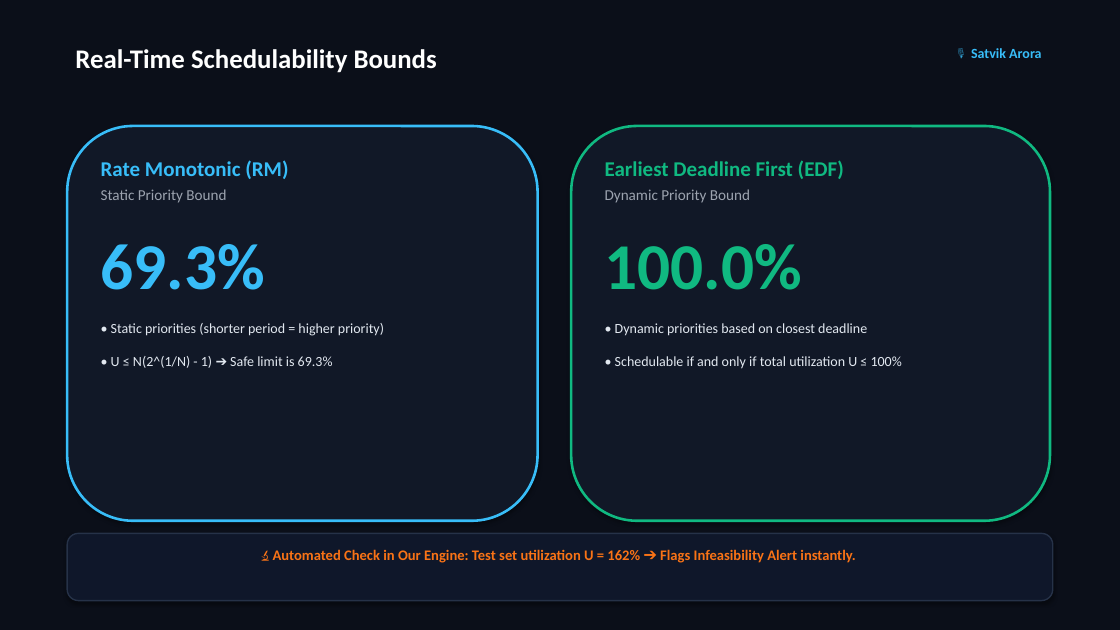
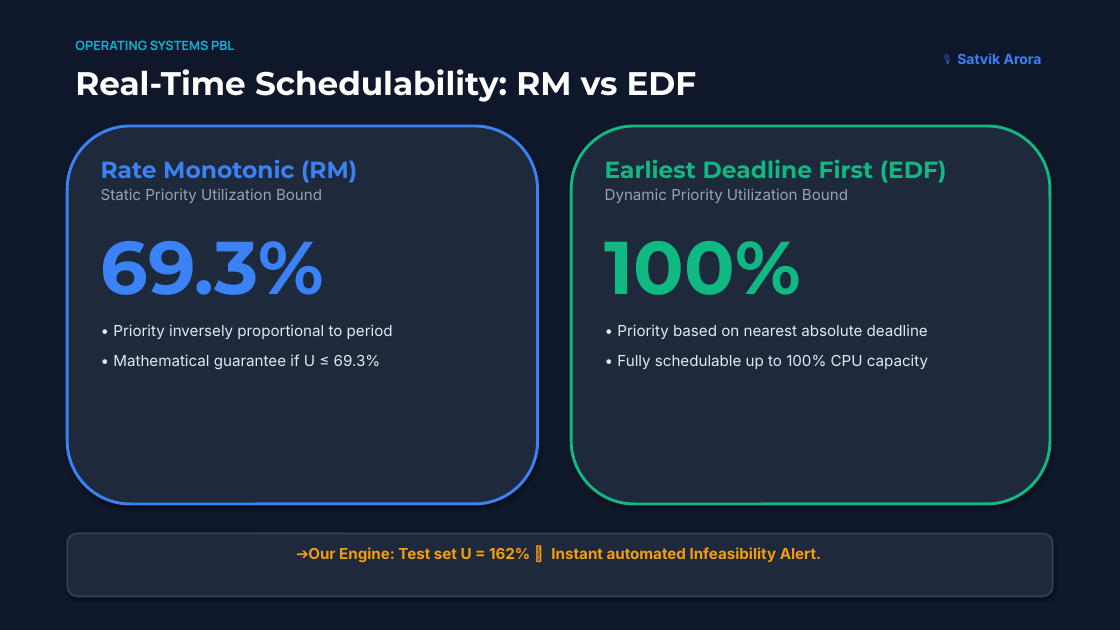
Before and after one commit to SPARSHsrihero1/OS-PBL-CPU-Scheduler, a slide deck: slide 7 of OS_PBL_Presentation_Deck.pptx. Drawn at 1120x630 pixels with LibreOffice and Linux fonts; fonts in the diff are those of the drawing. Boxes give left, top, right and bottom in pixels: in the first picture for what was removed or moved away, otherwise in the second. Text is boxed around its words. In the diff, an @@ line names an element or a change of style, - is before the commit and + after.

Commit message:
Apple Keynote style redesign: max 3 bullets, giant numbers, 85% screenshot area, aggressive whitespace

```diff
--- a/OS_PBL_Presentation_Deck.pptx
+++ b/OS_PBL_Presentation_Deck.pptx
@@ rectangle at box(0, 0, 1120, 630): fill #0B0F19 to #0F172A @@
@@ text added at box(75, 40, 234, 50), 11 pt, text #06B6D4, bold @@
+OPERATING SYSTEMS PBL
@@ text "🎙️ Satvik Arora" at box(957, 53, 1042, 64): font Calibri to Inter, text colour #38BDF8 to #3B82F6 @@
@@ text at box(75, 69, 697, 102): text changed; size 23 to 28 pt; font Calibri to Montserrat @@
-Real-Time Schedulability Bounds
+Real-Time Schedulability: RM vs EDF
@@ rounded rectangle: place and size @@
-rounded rectangle at box(67, 126, 538, 521)
+rounded rectangle at box(67, 126, 538, 504)
@@ rounded rectangle at box(67, 126, 538, 504): fill #111827 to #1E293B; outline #38BDF8 2.2 pt to #3B82F6 2.5 pt @@
@@ rounded rectangle: place and size @@
-rounded rectangle at box(571, 126, 1050, 521)
+rounded rectangle at box(571, 126, 1050, 504)
@@ rounded rectangle at box(571, 126, 1050, 504): fill #111827 to #1E293B; outline #10B981 2.2 pt to #10B981 2.5 pt @@
@@ text at box(101, 159, 357, 295): size 18 to 20 pt in "Rate Monotonic (RM)"; font Calibri to Montserrat, text colour #38BDF8 to #3B82F6 in "Rate Monotonic (RM)", "69.3%"; size 56 to 64 pt in "69.3%"; less space between paragraphs @@
@@ text at box(605, 159, 947, 183): size 18 to 20 pt, font Calibri to Montserrat in "Earliest Deadline First (EDF)"; less space between paragraphs @@
@@ text at box(101, 189, 322, 203): text changed; font Calibri to Inter; text colour #9CA3AF to #94A3B8 @@
-Static Priority Bound
+Static Priority Utilization Bound
@@ text at box(605, 189, 928, 369): text changed; size 12 to 13 pt; font Calibri to Inter @@
-Dynamic Priority Bound
-100.0%
-• Dynamic priorities based on closest deadline
-• Schedulable if and only if total utilization U ≤ 100%
+Dynamic Priority Utilization Bound
+100%
+• Priority based on nearest absolute deadline
+• Fully schedulable up to 100% CPU capacity
@@ text at box(113, 324, 393, 370): text changed; size 12 to 13 pt; font Calibri to Inter @@
-• Static priorities (shorter period = higher priority)
-• U ≤ N(2^(1/N) - 1) ➔ Safe limit is 69.3%
+• Priority inversely proportional to period
+• Mathematical guarantee if U ≤ 69.3%
@@ rounded rectangle: place and size @@
-rounded rectangle at box(67, 534, 1053, 601)
+rounded rectangle at box(67, 534, 1053, 597)
@@ rounded rectangle at box(67, 534, 1053, 597): fill #0F172A to #1E293B; outline #263248 1.2 pt to #334155 1.5 pt @@
@@ text at box(308, 547, 821, 563): text changed; size 12.5 to 13 pt; font Calibri to Inter; text colour #F97316 to #F59E0B @@
-🔬 Automated Check in Our Engine: Test set utilization U = 162% ➔ Flags Infeasibility Alert instantly.
+🔬 Our Engine: Test set U = 162% ➔ Instant automated Infeasibility Alert.
```
Also in this commit, not shown: 7 other slides changed, 2 slides added, 2 slides removed, 1 other file.
